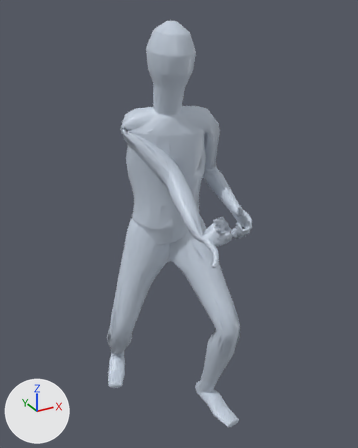
One commit to the glTF model app/assets/anims/Base/one_hand_attack_3.glb: the scene before it, then after it.
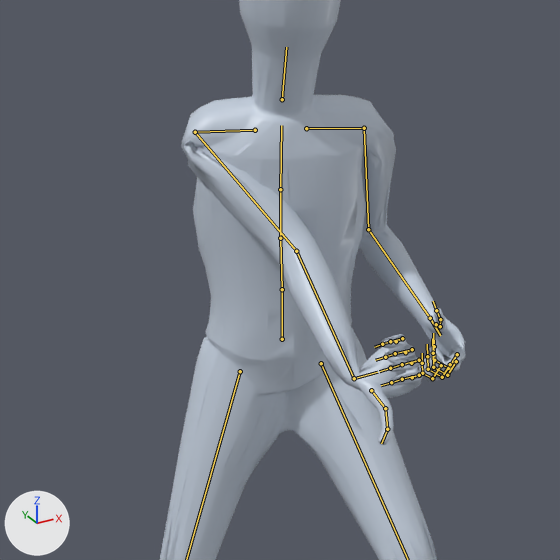
Each version is shown whole from a camera (50 mm lens) standing at (-0.871, -1.799, 1.706) and looking at (0.026, -0.167, 0.89), then close up on the part from 10% to 83% of the width and 14% to 72% of the height. Every picture has the same lights, and +X, +Y and +Z are marked at lower left. The last two pictures show the newer version. Both versions are drawn at frame 14 of the action 'Animation'; the numbers are the values there. The bones that change, and the others that lie on the model, are drawn over the model as lines in the close-ups.

In view in the first close-up: 'Body_human_male'.
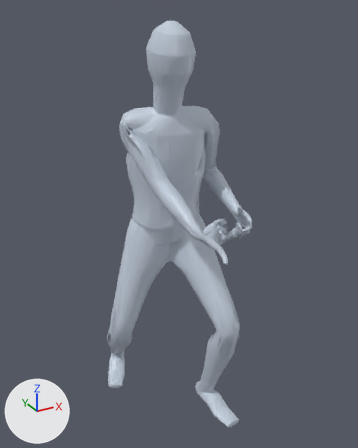
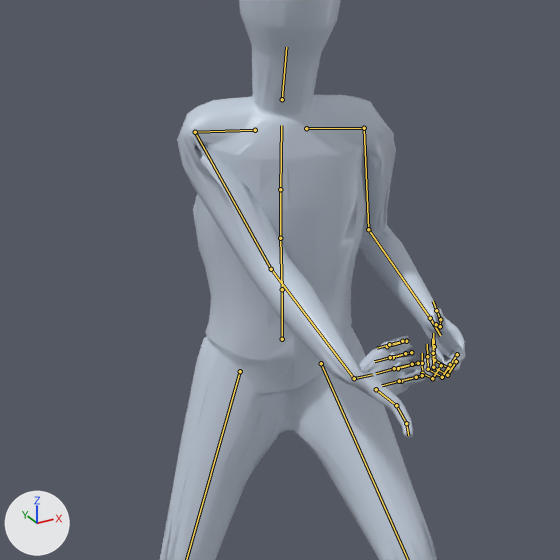
The change, as a diff of the scene's bpy script:
```diff
--- a/app/assets/anims/Base/one_hand_attack_3.glb.py
+++ b/app/assets/anims/Base/one_hand_attack_3.glb.py
@@ bone_mixamorig_rightarm @@
 bone_mixamorig_rightarm = bpy.data.objects['Armature'].pose.bones['mixamorig:RightArm']  # child of 'mixamorig:RightShoulder'
-bone_mixamorig_rightarm.rotation_quaternion = (0.318, -0.887, 0.326, 0.073)  # degrees (-147, 20, -34)
+bone_mixamorig_rightarm.rotation_quaternion = (0.497, -0.774, 0.205, 0.336)  # degrees (-114, 46, 1)
@@ bone_mixamorig_righthand @@
 bone_mixamorig_righthand = bpy.data.objects['Armature'].pose.bones['mixamorig:RightHand']  # child of 'mixamorig:RightForeArm'
-bone_mixamorig_righthand.rotation_quaternion = (0.554, -0.193, 0.552, -0.593)  # degrees (-70, 23, -110)
+bone_mixamorig_righthand.rotation_quaternion = (0.454, -0.153, 0.513, -0.712)  # degrees (-64, 14, -124)
```

Pixel boxes (x1, y1, x2, y2) of what changed, in the close-ups (560 x 560 px):
'Body_human_male', posed: (160, 0, 466, 560) in both
bone 'mixamorig:RightArm', root to tip: before (195, 132) to (296, 251); after (195, 132) to (271, 269)
bone 'mixamorig:RightHand', root to tip: before (354, 378) to (377, 372); after (354, 378) to (372, 374)
